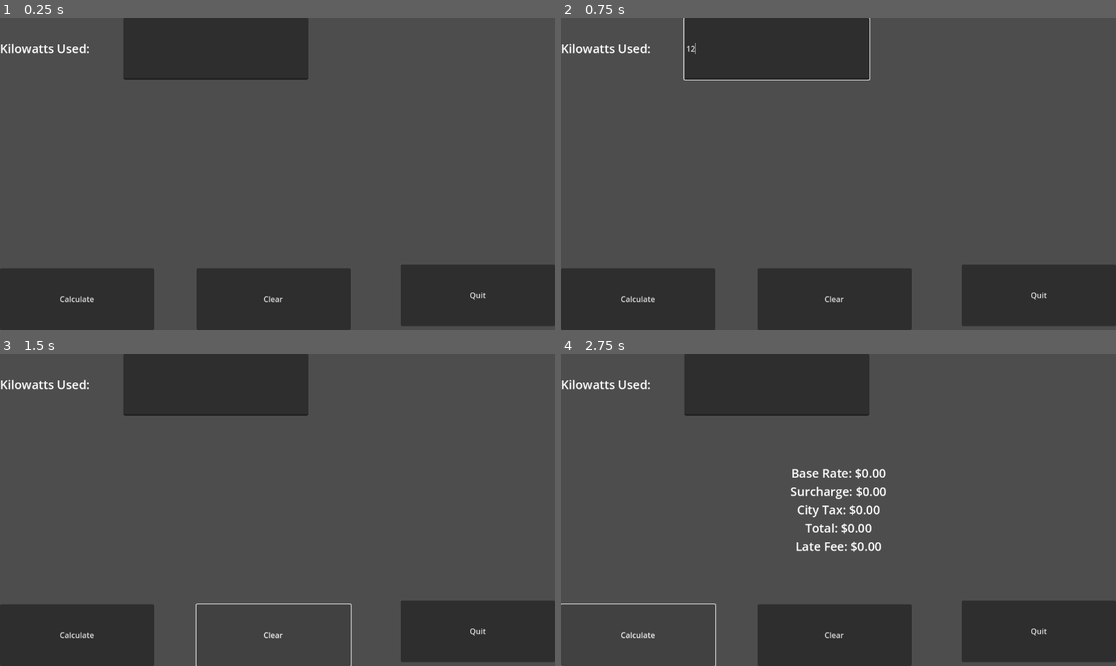
Above: before the commit, frames 1-4 (two rows, left to right).
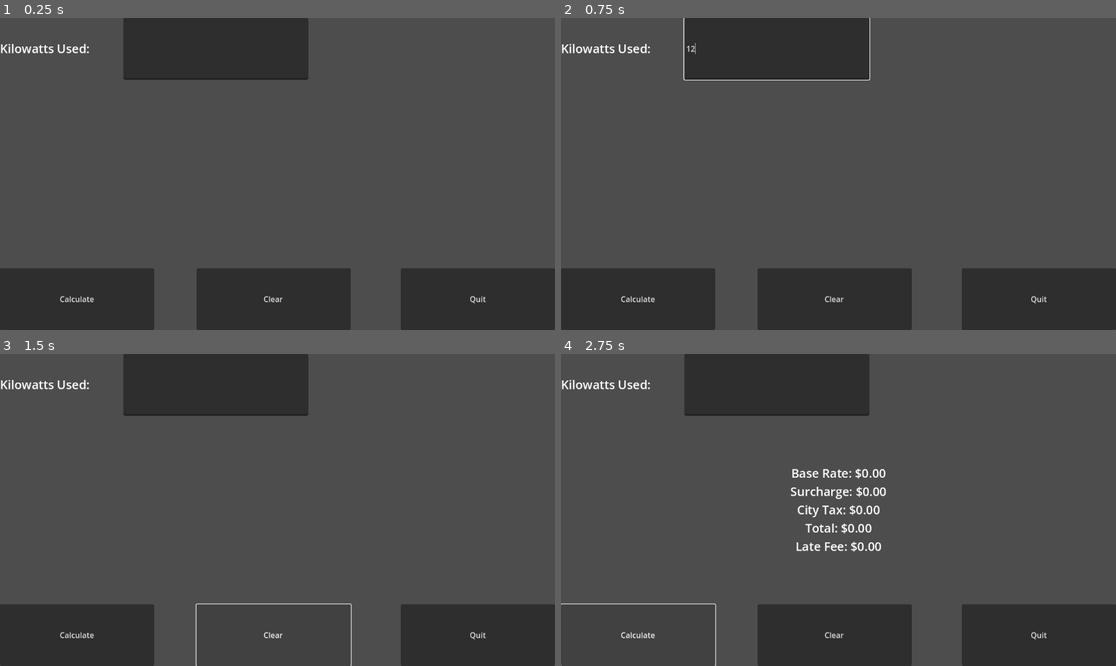
Above: after the commit, the same moments.

Repository: Nevishcio/First
Game: Godot game, scene res://project_93a.tscn
Same seed, same stepped clock (60 frames per second), same inputs: the game is played once before the commit and once after it. This scene is started directly instead of the project's main scene.
Inputs (mouse positions are in pixels of both pictures, inside the frame that each line leads up to):
- Up to frame 1 (0.25 s): no input
- Up to frame 2 (0.75 s): click (777, 49) at 0.52 s; type "12" at 0.6 s
- Up to frame 3 (1.5 s): click "Clear" at 1.25 s
- Up to frame 4 (2.75 s): click "Calculate" at 2 s

The runs differ from the first frame. In frame 1, 0.7% of the frame differs, in the area x 72-100%, y 79-100%; in frame 2, 0.7%; in frame 3, 0.7%; in frame 4, 0.7%.
Error before the commit: Invalid assignment of property or key 'text' with value of type 'String' on a base object of type 'null instance'. (res://project_93a.gd:28)

Commit message:
15.9.2023
g,mxjgfsKUftkasf;kd gfrkj eshgikl.e.,s

Diff:
--- a/project_93a.gd
+++ b/project_93a.gd
@@ -25,9 +25,6 @@
 func _on_clear_pressed():
 	$LabelOutput.text = ""
 	$LineEdit1.text = ""
-	$LineEdit2.text = ""
-	$LineEdit3.text = ""
-	$LineEdit4.text = ""
 
 
 func _on_quit_pressed():
--- a/project_93a.tscn
+++ b/project_93a.tscn
@@ -76,7 +76,8 @@
 anchor_right = 1.0
 anchor_bottom = 1.0
 offset_left = -320.0
-offset_top = -128.0
+offset_top = -120.0
+offset_bottom = 8.0
 grow_horizontal = 0
 grow_vertical = 0
 text = "Quit"
